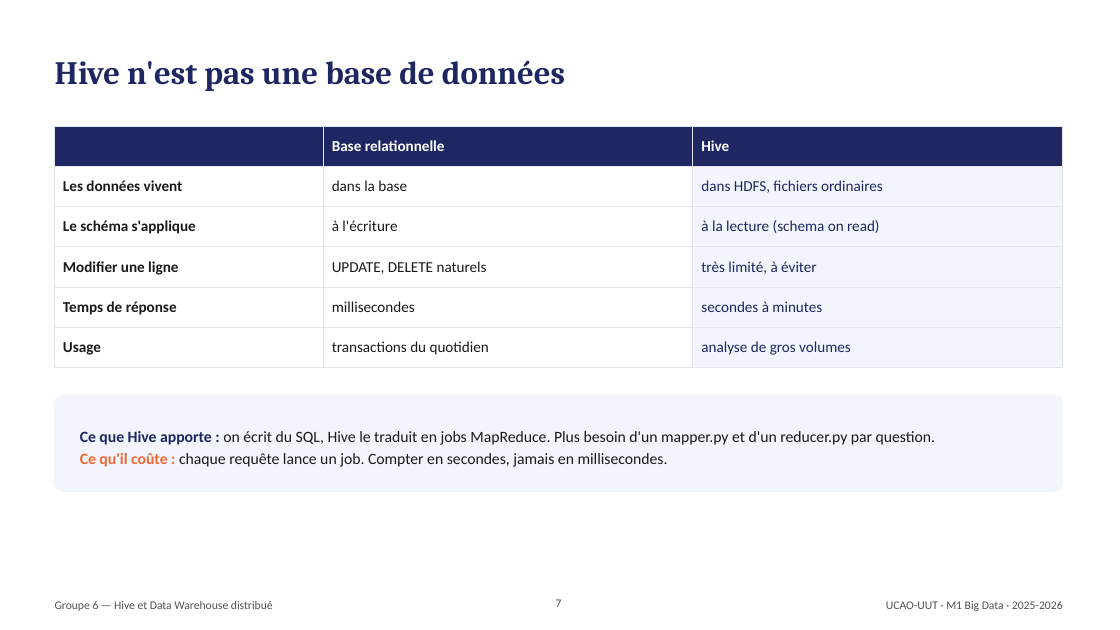
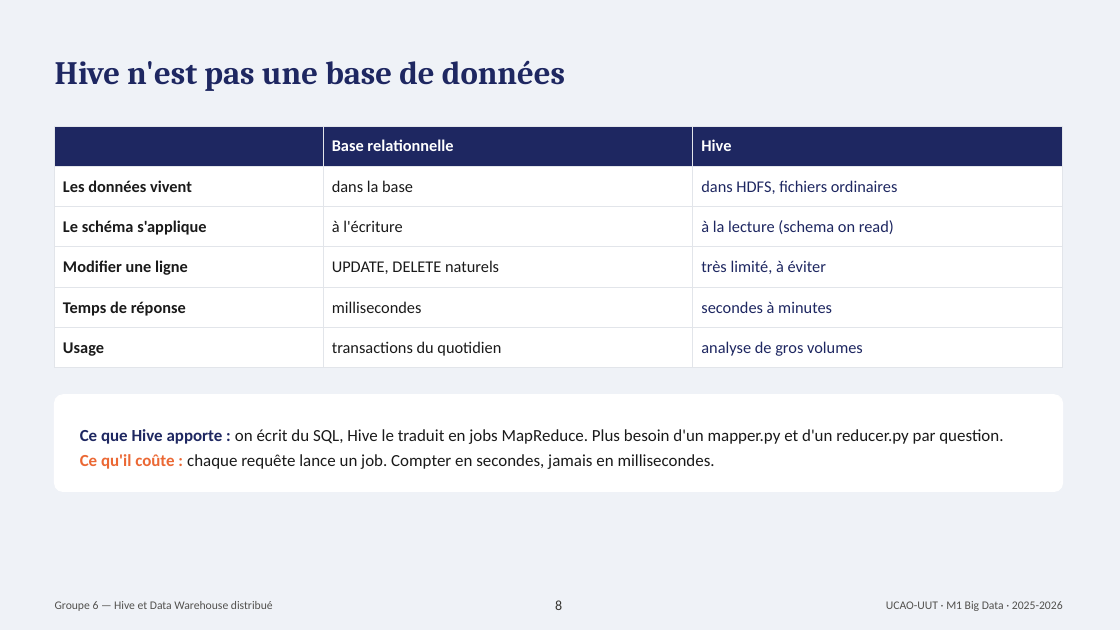
Before and after one commit to donaldamah/TP6-HIVE-Groupe6, a slide deck: slide 8 of Expose6_Hive_Groupe6.pptx (slide 7 before the commit). Drawn at 1120x630 pixels with LibreOffice and Linux fonts; fonts in the diff are those of the drawing. Boxes give left, top, right and bottom in pixels: in the first picture for what was removed or moved away, otherwise in the second. Text is boxed around its words. In the diff, an @@ line names an element or a change of style, - is before the commit and + after.

```diff
--- a/Expose6_Hive_Groupe6.pptx
+++ b/Expose6_Hive_Groupe6.pptx
@@ background #FFFFFF to #EFF2F7 @@
@@ table at box(55, 126, 1063, 360) @@
@@ fill #F2F5FC to #FFFFFF in 5 cells @@
@@ size 13 to 14 pt @@
@@ rounded rectangle at box(55, 395, 1063, 492): fill #F2F5FC to #FFFFFF; outline #F2F5FC 1 pt to #FFFFFF 1 pt @@
@@ text "Ce que Hive apporte : ..." at box(80, 429, 1003, 469): size 13.5 to 14.5 pt @@
@@ page number at box(555, 600, 562, 610): text changed; size 10 to 12 pt; text colour #52514E to #353430 @@
-7
+8
```
Also in this commit, not shown: 18 other slides changed, 4 slides added, 11 other files.
